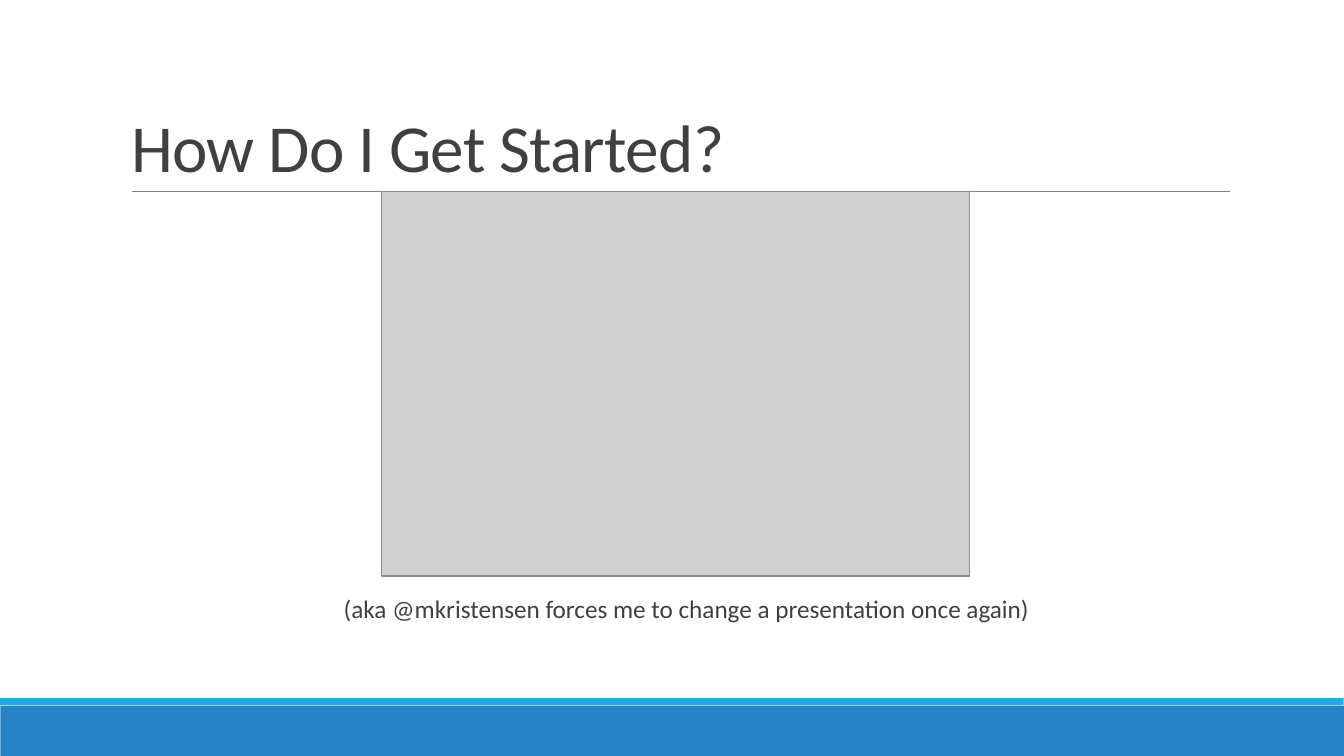
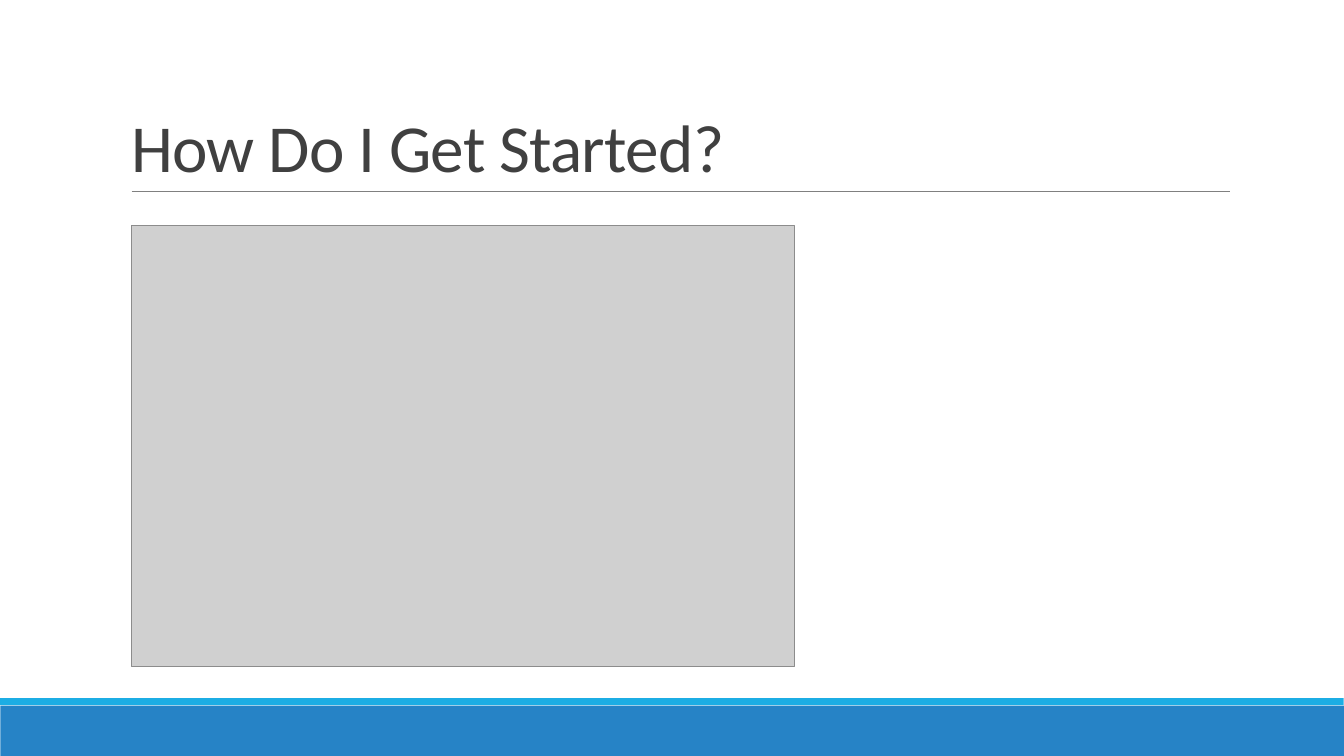
Before and after one commit to jacobladams/presentations, a slide deck: slide 12 of typescript/TypeScript - Beyond JavaScript.pptx (slide 10 before the commit). Drawn at 1344x756 pixels with LibreOffice and Linux fonts; fonts in the diff are those of the drawing; grey boxes stand for pictures. Boxes give left, top, right and bottom in pixels: in the first picture for what was removed or moved away, otherwise in the second. Text is boxed around its words. In the diff, an @@ line names an element or a change of style, - is before the commit and + after.

```diff
--- a/typescript/TypeScript - Beyond JavaScript.pptx
+++ b/typescript/TypeScript - Beyond JavaScript.pptx
@@ picture removed at [381, 192, 969, 576] @@
@@ picture added at [132, 225, 795, 666] @@
@@ text removed at [344, 600, 1028, 623] @@
-  (aka @mkristensen forces me to change a presentation once again)
```
Also in this commit, not shown: 7 other slides changed, 3 slides added, 12 slides removed, 2 other files.
